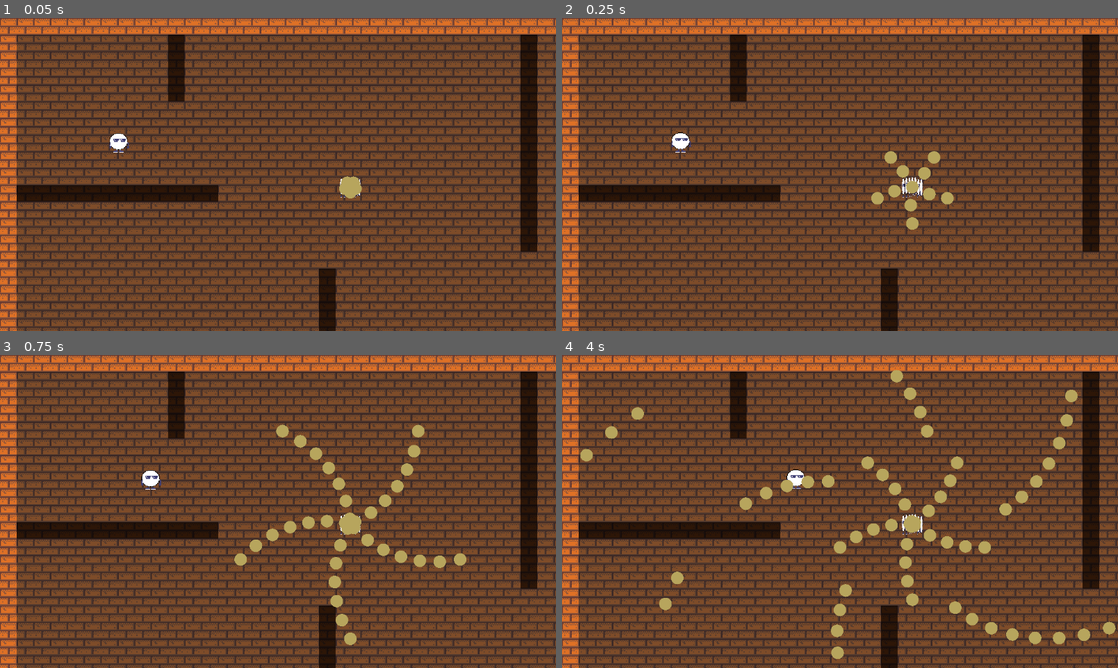
Above: before the commit, frames 1-4 (two rows, left to right).
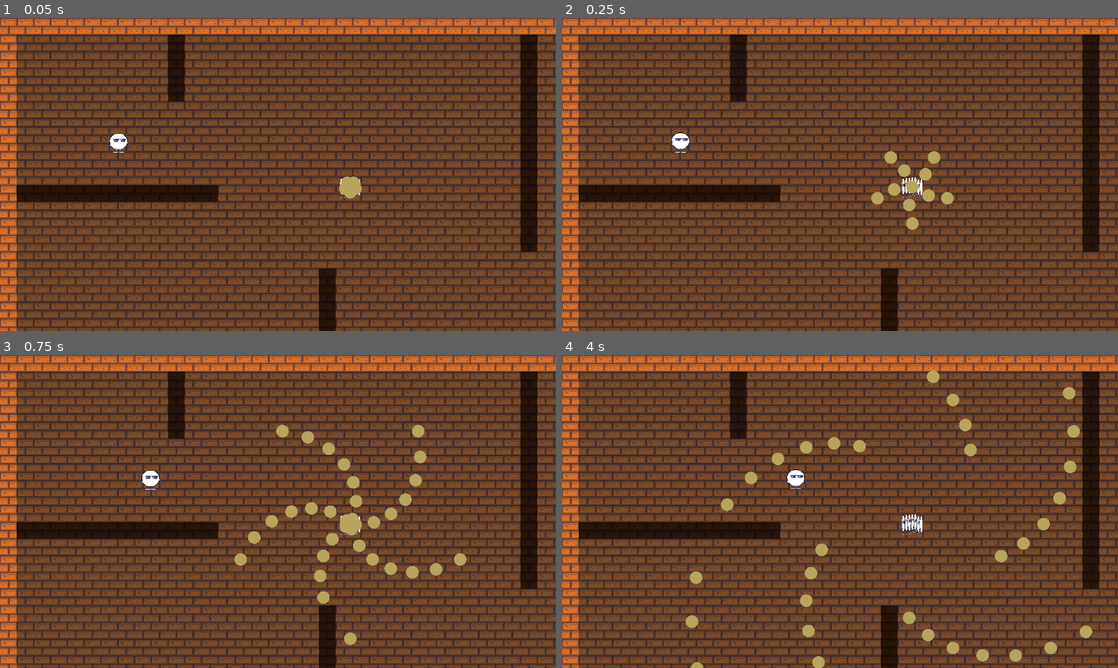
Above: after the commit, the same moments.

Repository: eduardo-kurek/MageMaze
Game: Godot game, scene res://world.tscn
Two runs of this game, one before a commit and one after it. Both use one fixed random seed, a clock stepped at 60 frames per second and the inputs below.
Inputs:
- Up to frame 1 (0.05 s): no input
- Up to frame 2 (0.25 s): no input
- Up to frame 3 (0.75 s): hold D (move_right) from 0.53 s (still down)
- Up to frame 4 (4 s): release D (move_right) at 1.28 s; hold S (move_down) 1.28-2.03 s; hold D (move_right) 2.03-2.78 s; hold W (move_up) 2.78-3.53 s; hold A (move_left) from 3.53 s (still down)

Frame 1 is identical in both runs. In frame 2, 0.1% of the frame differs, in the area x 58-68%, y 46-62%; in frame 3, 3.5%; in frame 4, 6.2%, in the area x 3-100%, y 4-100%.

Commit message:
Adiciona PauseShot

Diff:
--- /dev/null
+++ b/entities/behaviours/shoot/PauseShot.gd
@@ -0,0 +1,13 @@
+class_name PauseShot
+extends ShotBehaviour
+
+@export_range(1, 1, 1, "or_greater") var fire_count: int = 10
+@export_range(1, 1, 1, "or_greater") var skip_count: int = 3
+
+var _position: int = 0
+
+func fire(ctx: ShotContext) -> void:
+	var cycle := fire_count + skip_count
+	if _position < fire_count:
+		next.fire(ctx)
+	_position = (_position + 1) % cycle
--- a/entities/enemies/prisioner/weapon.tres
+++ b/entities/enemies/prisioner/weapon.tres
@@ -3,6 +3,7 @@
 [ext_resource type="Script" uid="uid://b21hi32dggour" path="res://entities/behaviours/shoot/BulletDef.gd" id="1_5j44p"]
 [ext_resource type="Script" uid="uid://w5un0tyt7v7q" path="res://entities/behaviours/shoot/Weapon.gd" id="1_vks66"]
 [ext_resource type="Script" uid="uid://jdit1pu3kt6w" path="res://entities/behaviours/shoot/Shot.gd" id="2_qqgya"]
+[ext_resource type="Script" uid="uid://dcvqeo3xhwqr4" path="res://entities/behaviours/shoot/PauseShot.gd" id="2_vv16m"]
 [ext_resource type="Script" uid="uid://cqv8lycu7p7ij" path="res://entities/behaviours/shoot/SpreadShot.gd" id="3_81uyr"]
 [ext_resource type="Script" uid="uid://cmu0vkbsq2hya" path="res://entities/behaviours/shoot/RotatingShot.gd" id="4_vv16m"]
 
@@ -13,28 +14,33 @@
 color = Color(0.719551, 0.6447952, 0.36639524, 1)
 metadata/_custom_type_script = "uid://b21hi32dggour"
 
-[sub_resource type="Resource" id="Resource_kcjtv"]
+[sub_resource type="Resource" id="Resource_vv16m"]
 script = ExtResource("2_qqgya")
 metadata/_custom_type_script = "uid://jdit1pu3kt6w"
 
-[sub_resource type="Resource" id="Resource_0pkrk"]
+[sub_resource type="Resource" id="Resource_jq7q5"]
 script = ExtResource("3_81uyr")
 angle_degrees = 360.0
 count = 5
 distribution = 1
-next = SubResource("Resource_kcjtv")
+next = SubResource("Resource_vv16m")
 metadata/_custom_type_script = "uid://cqv8lycu7p7ij"
 
-[sub_resource type="Resource" id="Resource_xci5x"]
+[sub_resource type="Resource" id="Resource_cm0en"]
+script = ExtResource("2_vv16m")
+skip_count = 10
+next = SubResource("Resource_jq7q5")
+metadata/_custom_type_script = "uid://dcvqeo3xhwqr4"
+
+[sub_resource type="Resource" id="Resource_dg8kv"]
 script = ExtResource("4_vv16m")
-step_degrees = 5.0
-reset_after_shots = 10
-next = SubResource("Resource_0pkrk")
+step_degrees = 10.0
+next = SubResource("Resource_cm0en")
 metadata/_custom_type_script = "uid://cmu0vkbsq2hya"
 
 [resource]
 script = ExtResource("1_vks66")
-pattern = SubResource("Resource_xci5x")
+pattern = SubResource("Resource_dg8kv")
 bullet = SubResource("Resource_qqgya")
 interval = 0.1
 metadata/_custom_type_script = "uid://w5un0tyt7v7q"
Not shown, added: entities/behaviours/shoot/PauseShot.gd.uid
